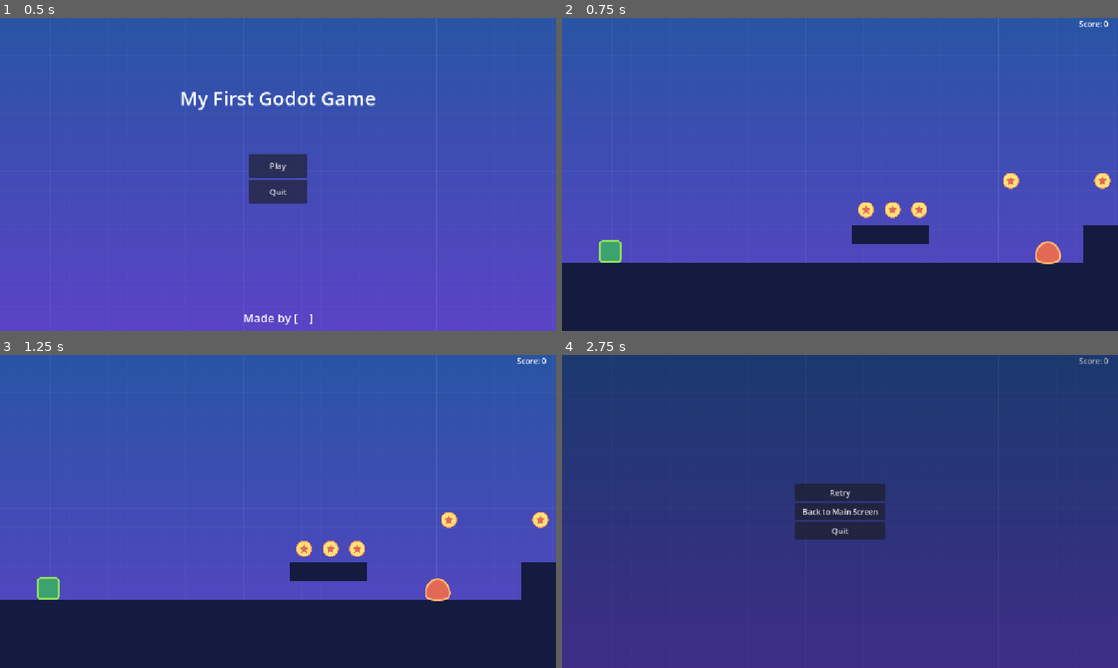
Above: before the commit, frames 1-4 (two rows, left to right).
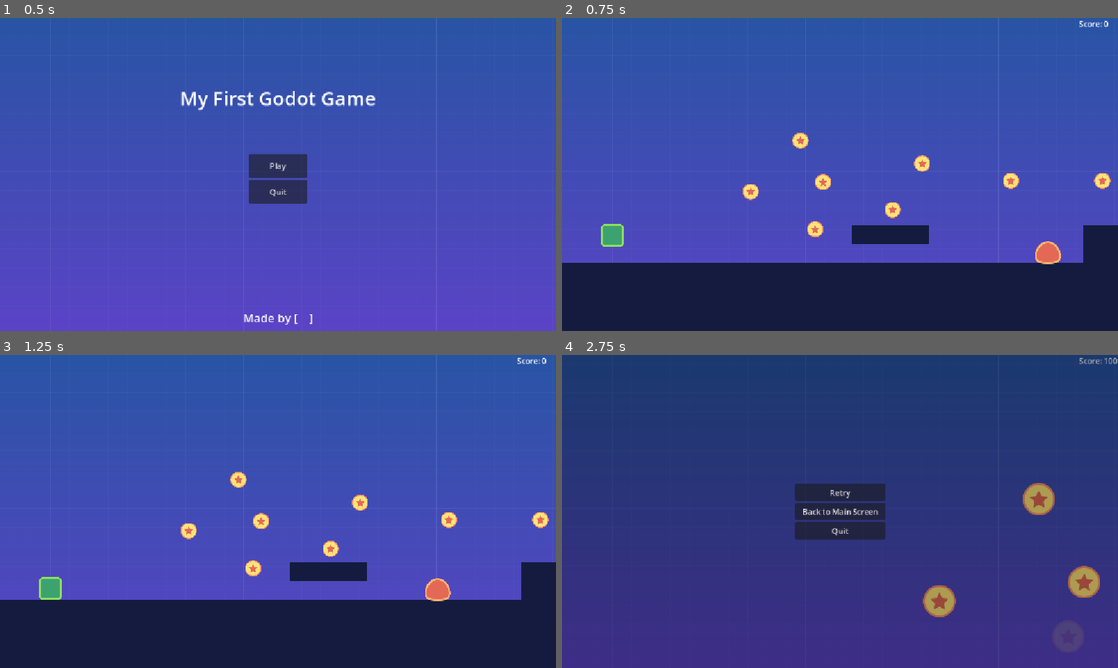
Above: after the commit, the same moments.

Repository: Sub-bot-in/godot-4-platformer
Game: Godot game, scene res://src/Screens/MainScreen.tscn
Same seed, same stepped clock (60 frames per second), same inputs: the game is played once before the commit and once after it.
Inputs:
- Up to frame 1 (0.5 s): no input
- Up to frame 2 (0.75 s): click "Play" at 0.5 s
- Up to frame 3 (1.25 s): no input
- Up to frame 4 (2.75 s): hold D (move_right) from 1.28 s (still down); tap W (jump) at 1.52, 2.27 s

Frame 1 is identical in both runs. In frame 2, 1.3% of the frame differs, in the area x 6-67%, y 36-79%; in frame 3, 1.0%; in frame 4, 1.5%, in the area x 64-100%, y 0-84%.

Commit message:
Changed level01

Diff:
--- a/game/src/Levels/Level01.tscn
+++ b/game/src/Levels/Level01.tscn
@@ -32,25 +32,31 @@
 layer_0/tile_data = PackedInt32Array(-1048480, 0, 0, -982944, 0, 0, -917408, 0, 0, -851872, 0, 0, -786336, 0, 0, -72080 …(7399 unchanged characters)…
 
 [node name="Player" parent="." unique_id=1992364278 instance=ExtResource("4")]
-position = Vector2(200, 760)
-
-[node name="Camera2D" parent="Player" index="0"]
-limit_right = 7760
+position = Vector2(209, 680)
 
 [node name="Portal2D" parent="." unique_id=1699608448 instance=ExtResource("5")]
-position = Vector2(7410, 160)
+position = Vector2(8001, 738)
 next_scene = ExtResource("6")
 
 [node name="Coins" type="Node2D" parent="." unique_id=1756739]
 
 [node name="Coin" parent="Coins" unique_id=1610796461 instance=ExtResource("7")]
-position = Vector2(1260, 580)
+position = Vector2(1049, 661)
+
+[node name="Coin25" parent="Coins" unique_id=466098532 instance=ExtResource("7")]
+position = Vector2(1082, 466)
+
+[node name="Coin26" parent="Coins" unique_id=2001277134 instance=ExtResource("7")]
+position = Vector2(782, 505)
+
+[node name="Coin27" parent="Coins" unique_id=488277900 instance=ExtResource("7")]
+position = Vector2(988, 294)
 
 [node name="Coin2" parent="Coins" unique_id=1101882497 instance=ExtResource("7")]
 position = Vector2(1370, 580)
 
 [node name="Coin3" parent="Coins" unique_id=40315797 instance=ExtResource("7")]
-position = Vector2(1480, 580)
+position = Vector2(1493, 389)
 
 [node name="Coin4" parent="Coins" unique_id=1330739781 instance=ExtResource("7")]
 position = Vector2(1860, 460)
